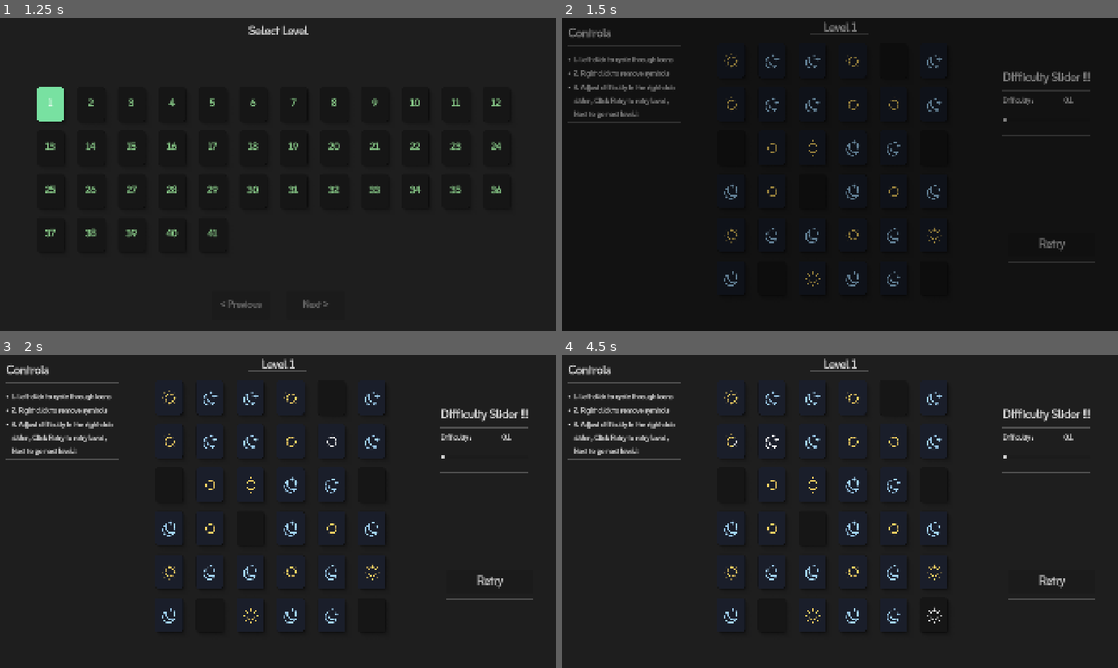
Above: before the commit, frames 1-4 (two rows, left to right).
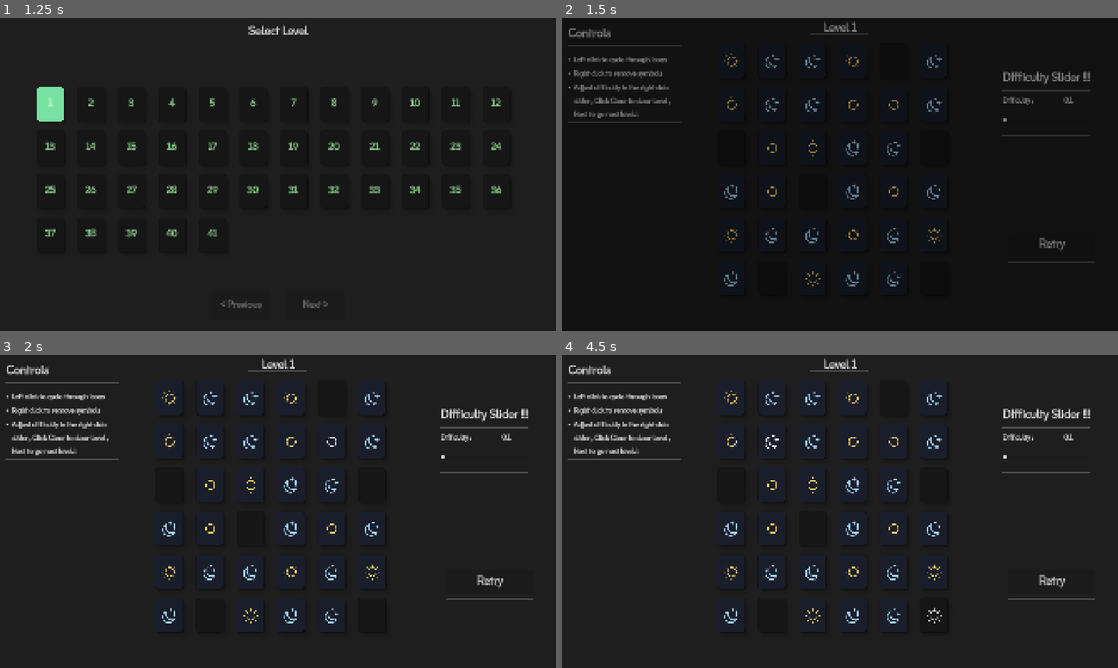
Above: after the commit, the same moments.

Repository: Ghosttown-sys/Balance
Game: Godot game, scene res://addons/revelab_base_kit/title/title.tscn
Two runs of this game, one before a commit and one after it. Both use one fixed random seed, a clock stepped at 60 frames per second and the inputs below.
Inputs (mouse positions are in pixels of both pictures, inside the frame that each line leads up to):
- Up to frame 1 (1.25 s): click "Play" at 0.5 s
- Up to frame 2 (1.5 s): drag from (617, 108) to (895, 105) at 1.27 s
- Up to frame 3 (2 s): no input
- Up to frame 4 (4.5 s): click "Retry" at 2 s; click "Retry" at 2.75 s; click "Retry" at 3.5 s; tap Enter at 4.25 s; drag from (734, 401) to (812, 574) at 4.27 s

Frame 1 is identical in both runs. In frame 2, 0.5% of the frame differs, in the area x 2-21%, y 12-28%; in frame 3, 0.7%; in frame 4, 0.7%.

Commit message:
Cleaning up some code

Diff:
--- a/autoload/music.tscn
+++ b/autoload/AudioManager.tscn
@@ -1,8 +1,14 @@
-[gd_scene load_steps=4 format=3 uid="uid://tyr0jsfpx8hn"]
+[gd_scene load_steps=5 format=3 uid="uid://tyr0jsfpx8hn"]
 
-[ext_resource type="Script" uid="uid://brapu7egej03q" path="res://autoload/music.gd" id="1_vnik8"]
+[ext_resource type="Script" uid="uid://brapu7egej03q" path="res://autoload/audio_manager.gd" id="1_vnik8"]
 [ext_resource type="AudioStream" uid="uid://dpduuqjjulgrw" path="res://assets/music/relaxing-piano-music-123845.mp3" id="2_vnik8"]
 [ext_resource type="AudioStream" uid="uid://cxyod5vxmiewu" path="res://assets/music/pop-cartoon-328167.mp3" id="3_vnik8"]
+
+[sub_resource type="AudioStreamRandomizer" id="AudioStreamRandomizer_vnik8"]
+random_pitch = 1.5
+random_volume_offset_db = 1.5
+streams_count = 1
+stream_0/stream = ExtResource("3_vnik8")
 
 [node name="Music" type="Node"]
 script = ExtResource("1_vnik8")
@@ -11,7 +17,10 @@
 stream = ExtResource("2_vnik8")
 volume_db = -5.622
 autoplay = true
+bus = &"Music"
 
 [node name="pop" type="AudioStreamPlayer" parent="."]
-stream = ExtResource("3_vnik8")
+stream = SubResource("AudioStreamRandomizer_vnik8")
 volume_db = -28.338
+max_polyphony = 3
+bus = &"Sound Effects"
--- a/autoload/music.gd
+++ b/autoload/audio_manager.gd
@@ -1,6 +1,13 @@
 extends Node
+
 @onready var pop: AudioStreamPlayer = $pop
+
 
 func play_pop():
 	pop.pitch_scale = randf_range(0.95, 1.05)
 	pop.play()
+
+
+func _input(event: InputEvent) -> void:
+	if event.is_action_pressed("left_mouse"):
+		play_pop()
--- a/autoload/game.gd
+++ b/autoload/game.gd
@@ -73,6 +73,7 @@
 		current_difficulty = progress_data.get("current_difficulty",0.0)
 
 func save_data():
+	@warning_ignore("shadowed_variable")
 	var save_data = {
 		"player_name": player_name,
 		"high_score": high_score,
--- /dev/null
+++ b/default_bus_layout.tres
@@ -0,0 +1,15 @@
+[gd_resource type="AudioBusLayout" format=3 uid="uid://ca7pc5gystrr"]
+
+[resource]
+bus/1/name = &"Music"
+bus/1/solo = false
+bus/1/mute = false
+bus/1/bypass_fx = false
+bus/1/volume_db = 0.0
+bus/1/send = &"Master"
+bus/2/name = &"Sound Effects"
+bus/2/solo = false
+bus/2/mute = false
+bus/2/bypass_fx = false
+bus/2/volume_db = 0.0
+bus/2/send = &"Master"
--- a/game_systems/ui_components/mouse_controllers/mouse_controller.gd
+++ b/game_systems/ui_components/mouse_controllers/mouse_controller.gd
@@ -7,17 +7,12 @@
 const TAP = preload("res://assets/mouse/tap.png")
 
 @onready var cursor: Sprite2D = %Cursor
-var mouse_position: Vector2
-var parent
+@onready var parent : Node = get_parent()
+var mouse_position: Vector2:
+	get():
+		return get_global_mouse_position()
 
-func _ready() -> void:
-	parent = get_parent()
 
 func _process(_delta: float) -> void:
-	mouse_position = get_global_mouse_position()
 	cursor.position = lerp(cursor.position, mouse_position, 0.25)
 	parent.mouse_position = cursor.position
-
-func _input(event: InputEvent) -> void:
-	if Input.is_action_just_pressed("left_mouse") or Input.is_action_just_pressed("right_mouse") or Input.is_action_just_pressed("middle_mouse"):
-		Music.play_pop()
--- a/playable/level_ui/levels.gd
+++ b/playable/level_ui/levels.gd
@@ -23,8 +23,8 @@
 	is_animating = true
 	updated.emit(is_animating)
 
-	var total_iterations = count
-	var current_iteration = 0
+	#var total_iterations = count
+	#var current_iteration = 0
 
 	for i in range(start_level, start_level + count):
 		var tile = LEVEL_GRID.instantiate()
@@ -43,7 +43,7 @@
 	current_played_level = Game.current_level_index
 
 
-func _check_animation_complete(tween: Tween):
+func _check_animation_complete():
 	if spawn_tweens.all(func(t): return not t.is_running()):
 		is_animating = false
 		updated.emit(is_animating)
--- a/playable/main/main.gd
+++ b/playable/main/main.gd
@@ -6,7 +6,7 @@
 @onready var level: Label = %Level
 @onready var next_level: Button = %Next_Level
 @onready var level_clear: Label = %"Level Clear"
-@onready var retry_button: Button = %Retry
+@onready var reset_button: Button = %Reset
 @onready var difficulty: Label = %difficulty
 
 
@@ -15,6 +15,7 @@
 @onready var diifculty_slider: HSlider = %Diifculty_Slider
 
 func _ready() -> void:
+	reset_button.pressed.connect(_on_reset_pressed)
 	current_difficulty = Game.current_difficulty
 	diifculty_slider.value = current_difficulty
 	print(current_difficulty)
@@ -27,13 +28,14 @@
 	Game.complete_current_level()
 	start_level()
 
-func _on_retry_pressed() -> void:
+func _on_reset_pressed() -> void:
 	start_level()
+
 
 func start_level() -> void:
 	level_clear.visible = false
 	next_level.visible = false
-	retry_button.visible = true
+	reset_button.visible = true
 	puzzle.clear_puzzle()
 	level.text = "Level %d" % (Game.current_level_index + 1)
 	puzzle.set_puzzle(Game.current_level_index, current_difficulty, complexcity)
@@ -41,7 +43,6 @@
 func _on_puzzle_completed() -> void:
 	level_clear.visible = true
 	next_level.visible = true
-	retry_button.visible = false
 
 
 func _on_diifculty_slider_drag_ended(value_changed: bool) -> void:
@@ -50,7 +51,7 @@
 
 	current_difficulty = diifculty_slider.value
 	Game.current_difficulty = current_difficulty
-	_on_retry_pressed()
+	start_level()
 
 
 func _on_diifculty_slider_value_changed(value: float) -> void:
--- a/playable/main/main.tscn
+++ b/playable/main/main.tscn
@@ -268,7 +268,7 @@
 theme_override_font_sizes/font_size = 50
 text = "Next Level"
 
-[node name="Retry" type="Button" parent="Ui/Level2"]
+[node name="Reset" type="Button" parent="Ui/Level2"]
 unique_name_in_owner = true
 layout_mode = 2
 size_flags_vertical = 8
@@ -365,6 +365,5 @@
 visible = false
 
 [connection signal="pressed" from="Ui/Level2/Next_Level" to="." method="_on_next_level_pressed"]
-[connection signal="pressed" from="Ui/Level2/Retry" to="." method="_on_retry_pressed"]
 [connection signal="drag_ended" from="Ui/Control/VBoxContainer/Diifculty_Slider" to="." method="_on_diifculty_slider_drag_ended"]
 [connection signal="value_changed" from="Ui/Control/VBoxContainer/Diifculty_Slider" to="." method="_on_diifculty_slider_value_changed"]
--- a/playable/main/margin.gd
+++ b/playable/main/margin.gd
@@ -21,15 +21,15 @@
 func update_texts():
 	if showing_rules:
 		title.text = "Controls"
-		rule_1.text = "1. Left click to cycle through icons"
-		rule_2.text = "2. Right click to remove symbols"
-		rule_3.text = "3. Adjust difficulty in the right side slider , Click Retry to retry level , Next to go next level ! "
+		rule_1.text = "Left click to cycle through icons"
+		rule_2.text = "Right click to remove symbols"
+		rule_3.text = "Adjust difficulty in the right side slider , Click Clear to clear level , Next to go next level ! "
 
 	else:
 		title.text = "Puzzle Rules"
-		rule_1.text = "1. Fill the Grid"
-		rule_2.text = "2. Each row & column must contain exactly 3 Suns and 3 Moons"
-		rule_3.text = "3. No 3 Suns or 3 Moons can appear consecutively in any row or column"
+		rule_1.text = "Fill the Grid"
+		rule_2.text = "Each row & column must contain exactly 3 Suns and 3 Moons"
+		rule_3.text = "No 3 Suns or 3 Moons can appear consecutively in any row or column"
 
 func _on_animation_timer_timeout():
 	if is_animating:
--- a/playable/puzzle/puzzle.gd
+++ b/playable/puzzle/puzzle.gd
@@ -188,6 +188,12 @@
 	user_values.clear()
 	undo_stack.clear()
 	redo_stack.clear()
+
+func reset_puzzle() -> void:
+	for value in user_values:
+		print(value)
+	print("-----")
+
 
 #region Tween Animations - Completely Isolated
 var active_tweens: Array[Tween] = []
--- a/project.godot
+++ b/project.godot
@@ -23,7 +23,7 @@
 Game="*res://autoload/game.gd"
 Save_Service="*res://addons/revelab_base_kit/auto_loads/save_service.gd"
 Transition_Manager="*res://addons/revelab_base_kit/auto_loads/transition_manager.tscn"
-Music="*res://autoload/music.tscn"
+Music="*res://autoload/AudioManager.tscn"
 
 [display]
 
@@ -63,11 +63,13 @@
 }
 right_mouse={
 "deadzone": 0.2,
-"events": []
+"events": [Object(InputEventMouseButton,"resource_local_to_scene":false,"resource_name":"","device":-1,"window_id":0,"alt_pressed":false,"shift_pressed":false,"ctrl_pressed":false,"meta_pressed":false,"button_mask":2,"position":Vector2(516, 21),"global_position":Vector2(523, 64),"factor":1.0,"button_index":2,"canceled":false,"pressed":true,"double_click":false,"script":null)
+]
 }
 middle_mouse={
 "deadzone": 0.2,
-"events": []
+"events": [Object(InputEventMouseButton,"resource_local_to_scene":false,"resource_name":"","device":-1,"window_id":0,"alt_pressed":false,"shift_pressed":false,"ctrl_pressed":false,"meta_pressed":false,"button_mask":4,"position":Vector2(201, 23),"global_position":Vector2(208, 66),"factor":1.0,"button_index":3,"canceled":false,"pressed":true,"double_click":false,"script":null)
+]
 }
 pause={
 "deadzone": 0.2,
Renamed: autoload/music.gd.uid -> autoload/audio_manager.gd.uid
